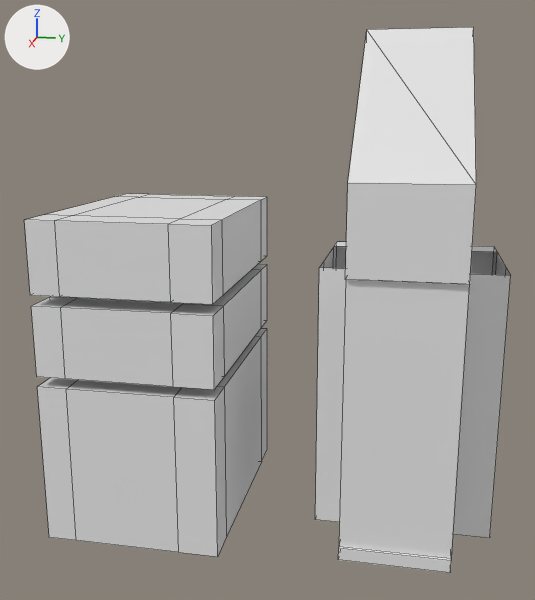
The Blender file assets/model/skyscraper_blocks.blend: old version first, new version second.
Rendered twice from a camera (50 mm lens) standing at (14.46, 4.71, 7.63) and looking at (0.8, 1.98, 4.22). Arrows for +X, +Y and +Z are at upper left; the lights stay in place. Mesh edges are drawn as thin lines.
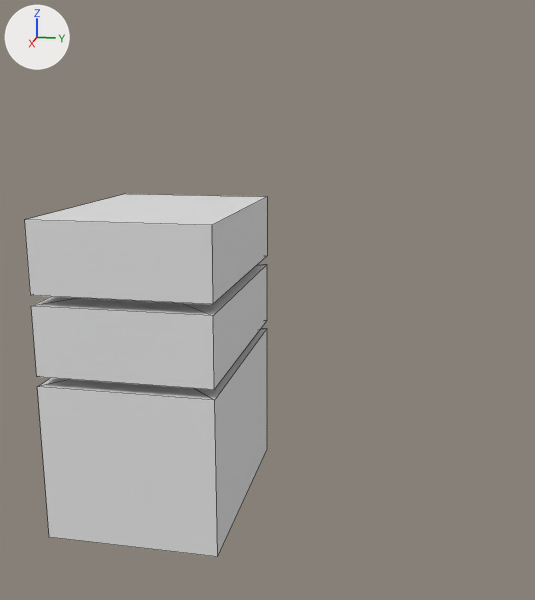
The newer file is also rescaled (x5.571), turned or shifted as a whole; pictures and numbers use the older file's frame.

The edits, one by one:
me_cube is used by ob_cube; location (0.04, -0.25, 0.69).
me_cube had 100 vertices, 98 faces and spanned x -1.64..2.91, y -1.55..1.73, z -1.0..5.25.
me_cube now has 40 vertices, 37 faces and spans x -1.64..2.91, y -1.55..1.73, z -0.76..5.25.
Part 1, on me_cube:
60 vertices are removed from x -1.64..2.91, y -1.55..1.73, z -1.0..5.25.
90 faces are deleted.
29 new faces join them.
Object 'Cube.001' (ob_cube_001) is deleted.

Pixel boxes (x1, y1, x2, y2) of what changed, in the pictures (535 x 600 px):
'Cube.001', deleted
    before: (315, 27, 511, 573)
part 1 of me_cube, cut back
    both: (24, 194, 267, 556)
